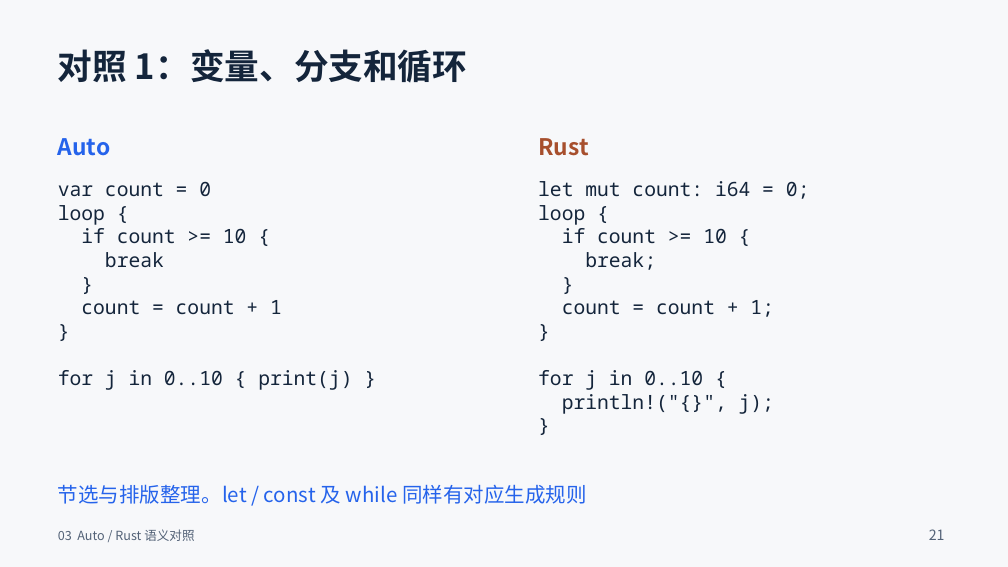
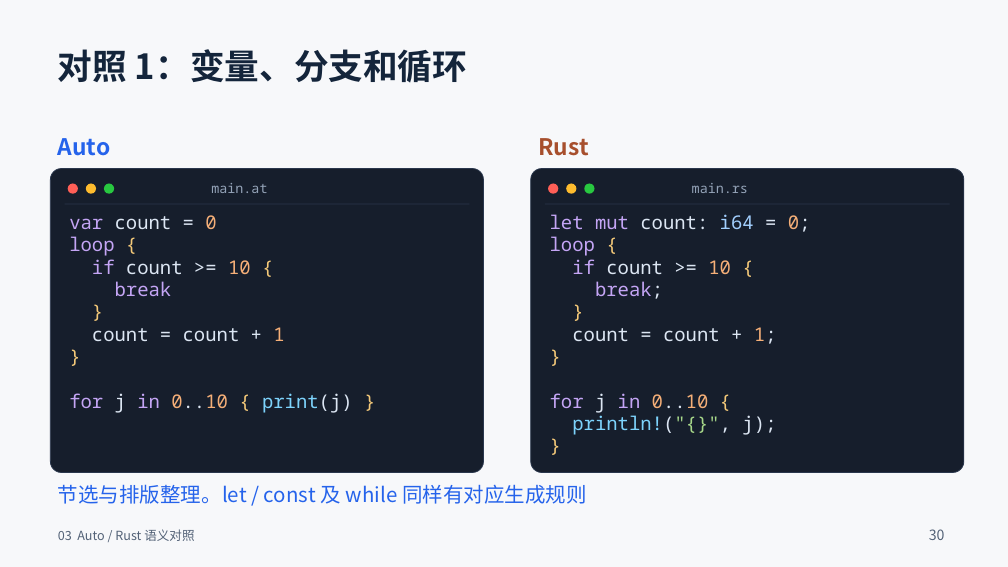
Before and after one commit to auto-stack/docs, a slide deck: slide 30 of AutoOS/Auto与Rust融合生态_37页_深色结尾群二维码版.pptx (slide 21 before the commit). Drawn at 1008x567 pixels with LibreOffice and Linux fonts; fonts in the diff are those of the drawing. Boxes give left, top, right and bottom in pixels: in the first picture for what was removed or moved away, otherwise in the second. Text is boxed around its words. In the diff, an @@ line names an element or a change of style, - is before the commit and + after.

```diff
--- a/AutoOS/Auto与Rust融合生态_37页_深色结尾群二维码版.pptx
+++ b/AutoOS/Auto与Rust融合生态_37页_深色结尾群二维码版.pptx
@@ rounded rectangle added at [51,169,484,473], fill #161E2C, outline #2A374D 0.75 pt @@
@@ rounded rectangle added at [531,169,964,473], fill #161E2C, outline #2A374D 0.75 pt @@
@@ line added from (64, 204) to (470, 204), #2A374D 0.75 pt @@
@@ ellipse added at [68,184,79,194], fill #FF5F57 @@
@@ ellipse added at [86,184,97,194], fill #FEBC2E @@
@@ ellipse added at [104,184,115,194], fill #28C840 @@
@@ text added at [211,183,267,193], 12.8 pt, text #94A3B8 @@
+main.at
@@ line added from (545, 204) to (950, 204), #2A374D 0.75 pt @@
@@ ellipse added at [548,184,559,194], fill #FF5F57 @@
@@ ellipse added at [566,184,577,194], fill #FEBC2E @@
@@ ellipse added at [585,184,595,194], fill #28C840 @@
@@ text added at [692,183,748,193], 12.8 pt, text #94A3B8 @@
+main.rs
@@ text "var count = 0": place and size @@
-text "var count = 0" at [58,181,352,390]
+text "var count = 0" at [69,215,353,413]
@@ text "var count = 0" at [69,215,353,413]: size 18.8 to 18 pt; text colour #14253B to #C4A5F5 in "var", "loop", "if", "break" and 1 more places; text colour #14253B to #DCE6F3 in "count =", "count >=", "count = count +", "j 0..10 print(j)"; text colour #14253B to #F5AF78 in "0", "10", "1", "0..10"; text colour #14253B to #F4C979 in "{", "{", "}", "}" and 1 more places; text colour #14253B to #7DD3FC in "print(j)"; line spacing 1 to 21.2pt @@
@@ text "let mut count: i64 = ...": place and size @@
-text "let mut count: i64 = ..." at [538,181,810,414]
+text "let mut count: i64 = ..." at [550,214,811,435]
@@ text "let mut count: i64 = ..." at [550,214,811,435]: size 18.8 to 18 pt; text colour #14253B to #C4A5F5 in "let mut", "loop", "if", "break;" and 1 more places; text colour #14253B to #DCE6F3 in "count: = 0;", "count >=", "break;", "count = count + 1;" and 2 more places; text colour #14253B to #A2CFFE in "i64"; text colour #14253B to #F5AF78 in "0;", "10", "1;", "0..10"; text colour #14253B to #F4C979 in "{", "{", "}", "}" and 2 more places; text colour #14253B to #7DD3FC, text colour #14253B to #A7D88A in "println!("{}","; line spacing 1 to 21.2pt @@
@@ text at [929,529,945,540]: text changed @@
-21
+30
```
Also in this commit, not shown: 34 other slides changed, 9 slides added.
